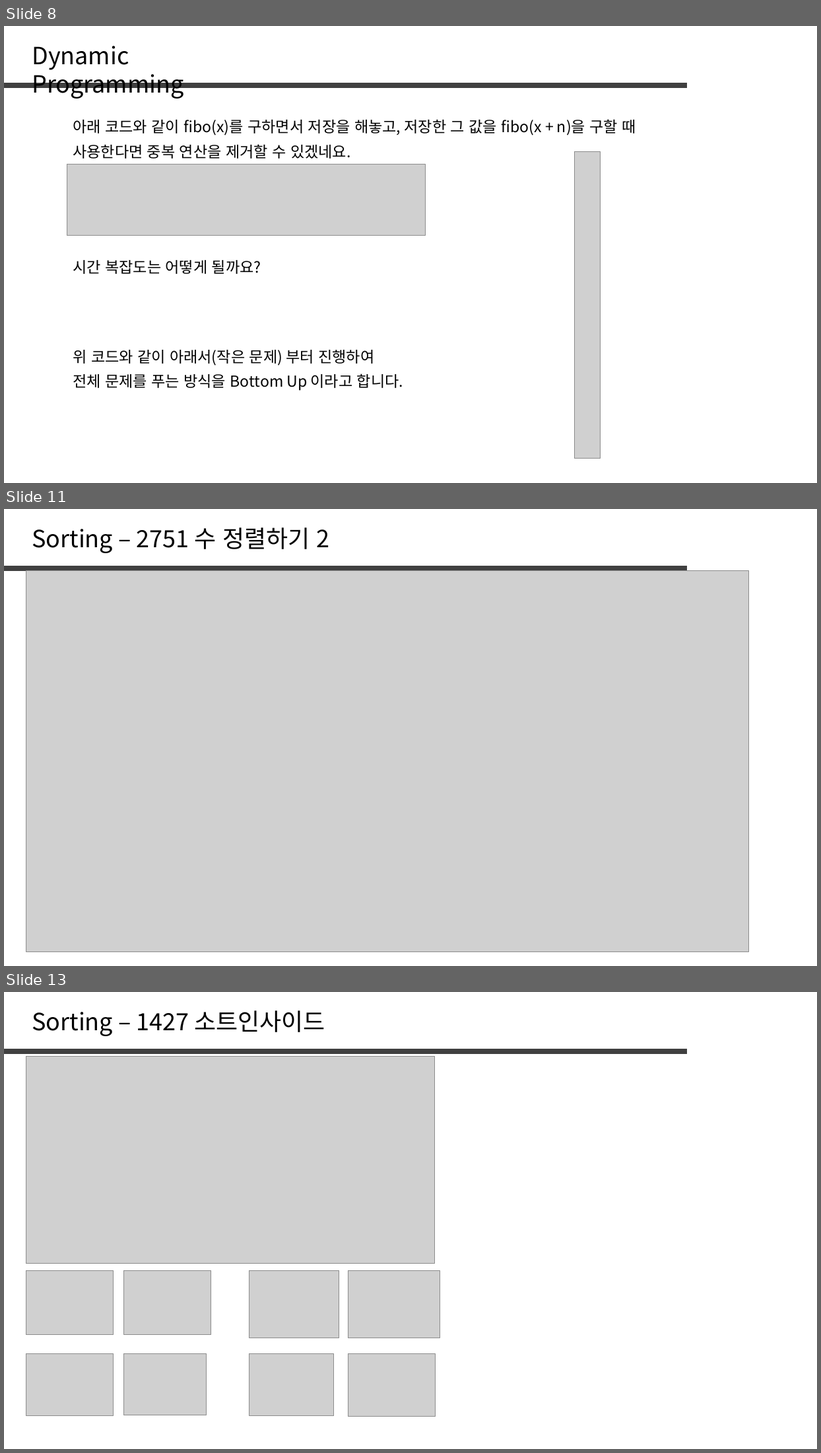
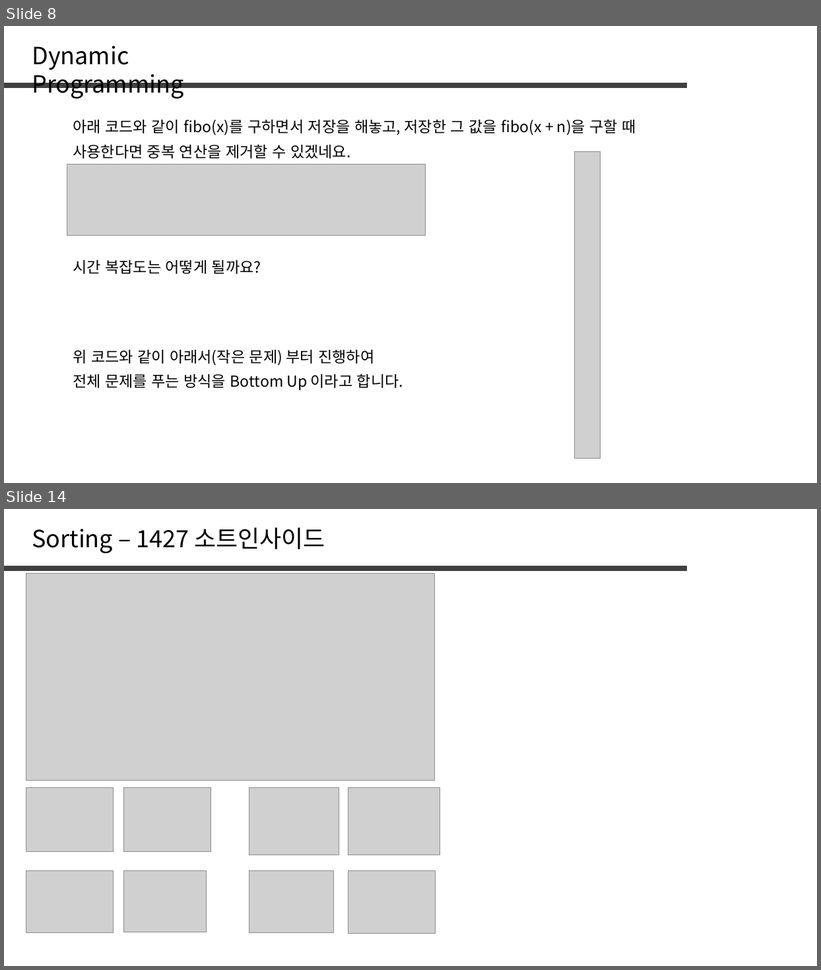
Before and after one commit to jaehoo1/PS-study, a slide deck: study/5_Dynamic Programming.pptx. Shown one above the other, each under a label of ours: slides 8, 11 and 13 before the commit, slides 8 and 14 after it; the slides between them are not shown. The pictures are 821x1453 and 821x970 pixels, drawn with LibreOffice and Linux fonts; fonts in the diff are those of the drawing; grey boxes stand for pictures. Boxes give left, top, right and bottom in pixels: in the first picture for what was removed or moved away, otherwise in the second. Text is boxed around its words. In the diff, an @@ line names an element or a change of style, - is before the commit and + after.

```diff
--- a/study/5_Dynamic Programming.pptx
+++ b/study/5_Dynamic Programming.pptx
@@ slide 11 removed at [4, 509, 817, 966], background #FFFFFF @@
@@ text removed at [32, 527, 329, 553] @@
-Sorting – 2751 수 정렬하기 2
@@ line removed from (4, 568) to (687, 568) @@
@@ picture removed at [26, 570, 749, 952] @@
@@ what was slide 13 is now slide 14 @@
```
Also in this commit, not shown: 2 slides changed, 4 slides added, 2 other slides removed.
